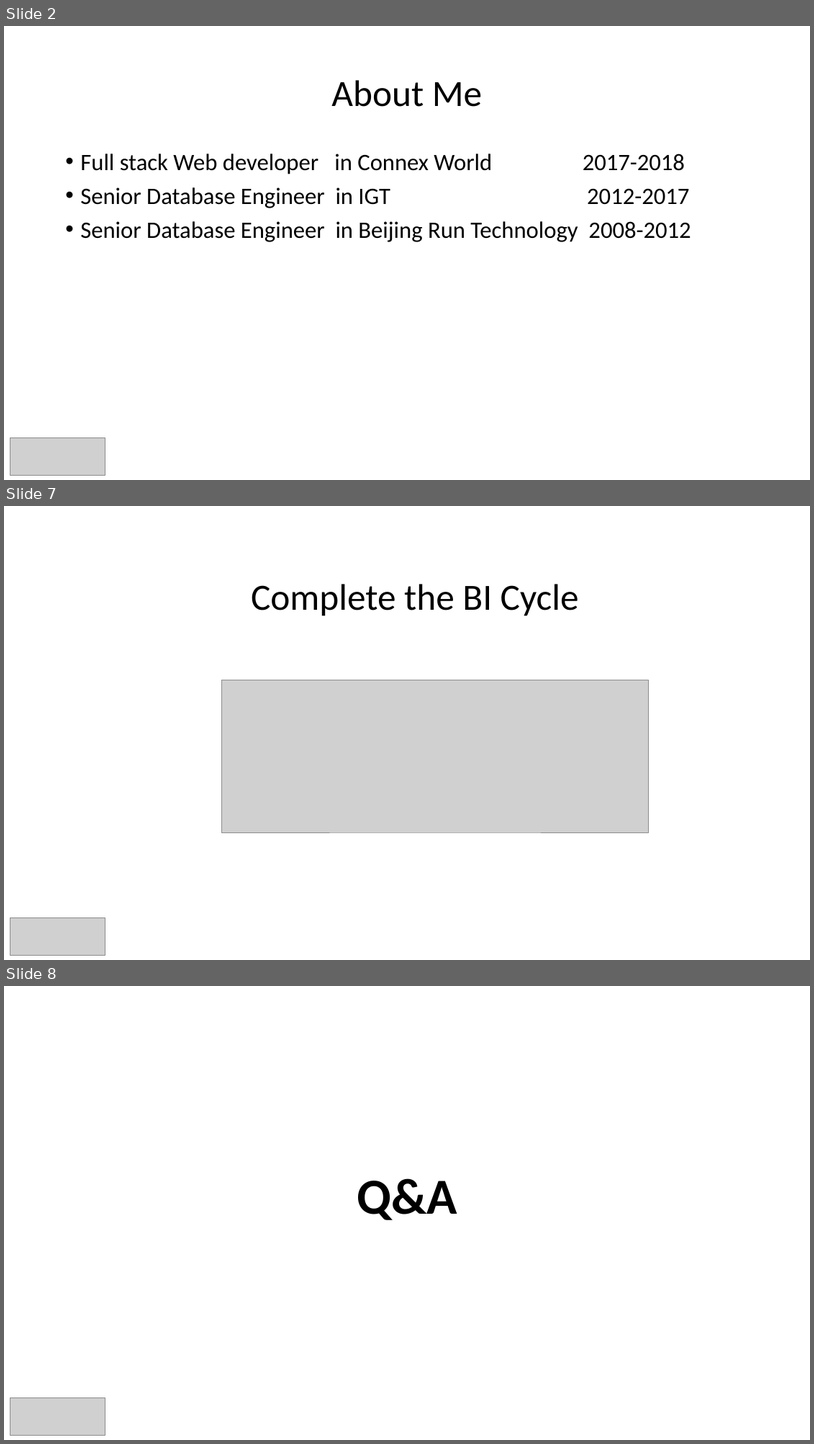
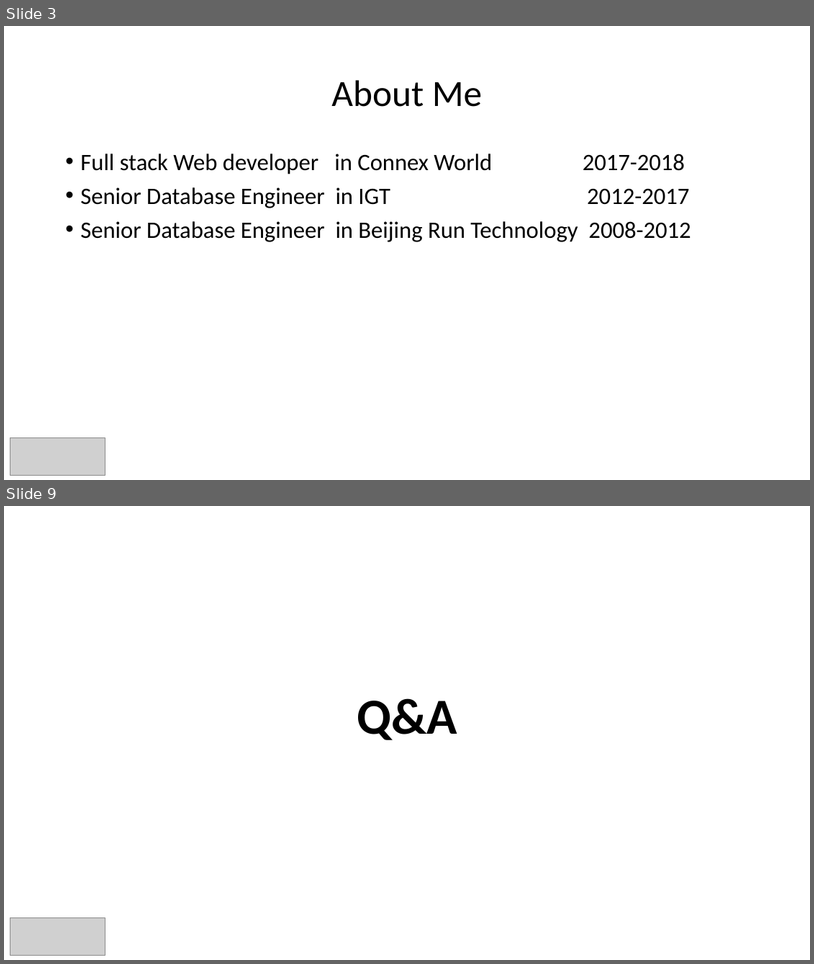
Before and after one commit to weilingxie/helloaderantslotmachine, a slide deck: helloaderant-WilliamXie.pptx. Shown one above the other, each under a label of ours: slides 2, 7 and 8 before the commit, slides 3 and 9 after it; the slides between them are not shown. The pictures are 814x1444 and 814x964 pixels, drawn with LibreOffice and Linux fonts; fonts in the diff are those of the drawing; grey boxes stand for pictures. Boxes give left, top, right and bottom in pixels: in the first picture for what was removed or moved away, otherwise in the second. Text is boxed around its words. In the diff, an @@ line names an element or a change of style, - is before the commit and + after.

```diff
--- a/helloaderant-WilliamXie.pptx
+++ b/helloaderant-WilliamXie.pptx
@@ slide 7 removed at [4, 506, 810, 960], background #FFFFFF @@
@@ title removed at [251, 584, 579, 616] @@
-Complete the BI Cycle
@@ picture removed at [222, 680, 650, 833] @@
@@ picture removed at [10, 917, 104, 955] @@
@@ what was slide 2 is now slide 3 @@
@@ what was slide 8 is now slide 9 @@
```
Also in this commit, not shown: 2 slides changed, 5 slides added, 3 other slides removed.
